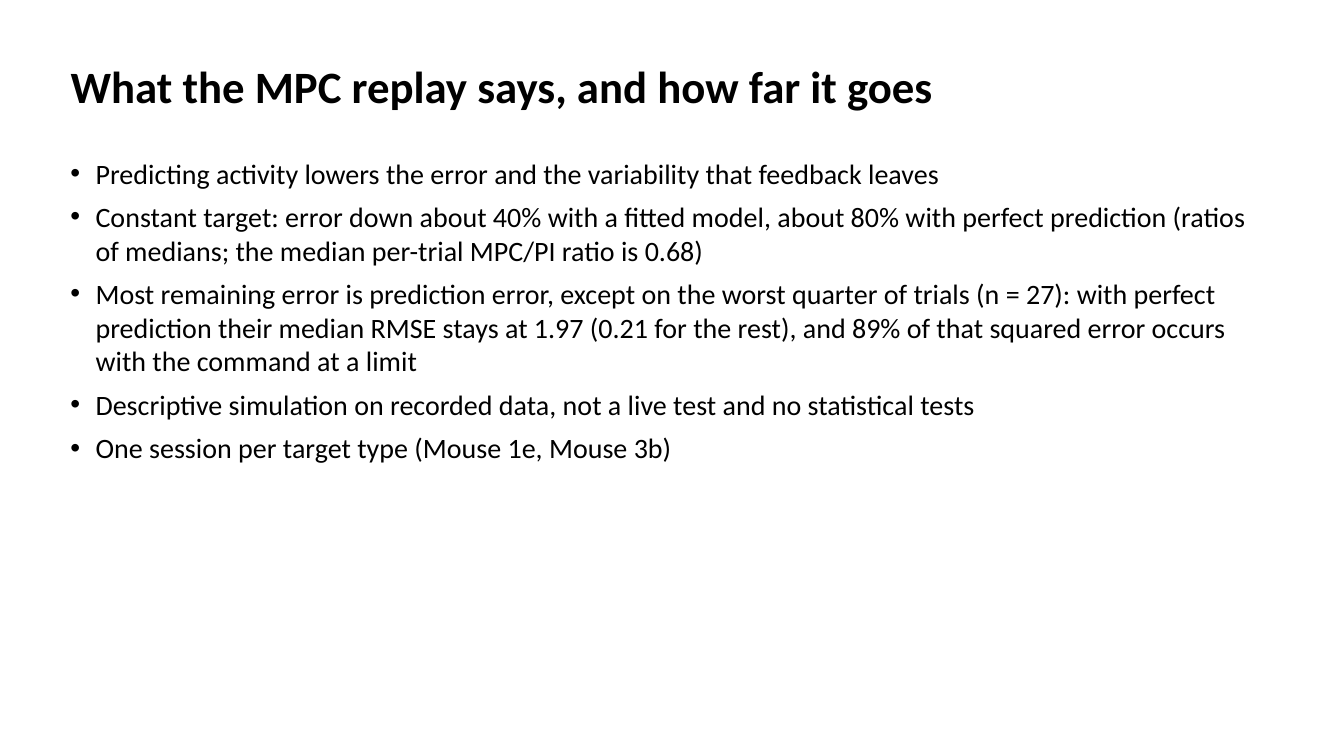
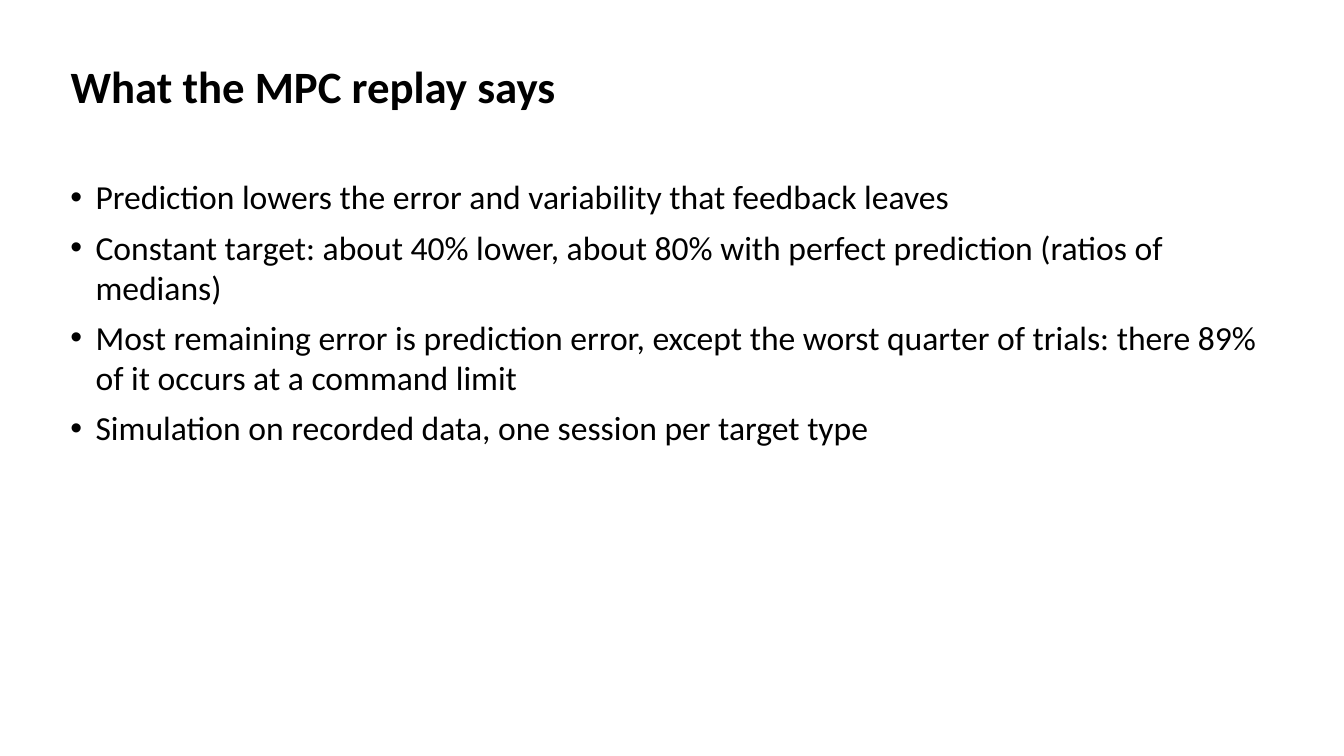
Before and after one commit to smartadi/tpgdar, a slide deck: slide 5 of GDAR-TP_MPC_and_TP-GDAR.pptx. Drawn at 1344x756 pixels with LibreOffice and Linux fonts; fonts in the diff are those of the drawing. Boxes give left, top, right and bottom in pixels: in the first picture for what was removed or moved away, otherwise in the second. Text is boxed around its words. In the diff, an @@ line names an element or a change of style, - is before the commit and + after.

```diff
--- a/GDAR-TP_MPC_and_TP-GDAR.pptx
+++ b/GDAR-TP_MPC_and_TP-GDAR.pptx
@@ title at <box>71,71,555,110</box>: text changed @@
-What the MPC replay says, and how far it goes
+What the MPC replay says
@@ text at <box>96,185,1256,446</box>: text changed; size 20 to 24 pt @@
-• Predicting activity lowers the error and the variability that feedback leaves
-• Constant target: error down about 40% with a fitted model, about 80% with perfect prediction (ratios of medians; the median per-trial MPC/PI ratio is 0.68)
-• Most remaining error is prediction error, except on the worst quarter of trials (n = 27): with perfect prediction their median RMSE stays at 1.97 (0.21 for the rest), and 89% of that squared error occurs with the command at a limit
-• Descriptive simulation on recorded data, not a live test and no statistical tests
-• One session per target type (Mouse 1e, Mouse 3b)
+• Prediction lowers the error and variability that feedback leaves
+• Constant target: about 40% lower, about 80% with perfect prediction (ratios of medians)
+• Most remaining error is prediction error, except the worst quarter of trials: there 89% of it occurs at a command limit
+• Simulation on recorded data, one session per target type
```
Also in this commit, not shown: 11 other slides changed, 18 slides added, 18 slides removed, 10 other files.
